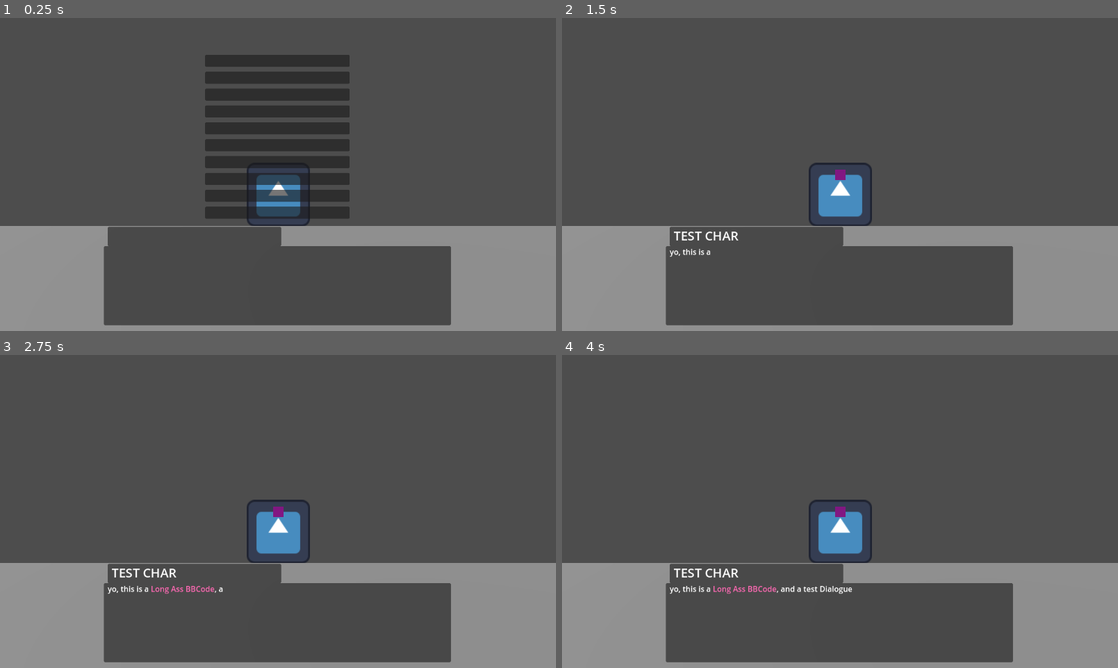
Above: before the commit, frames 1-4 (two rows, left to right).
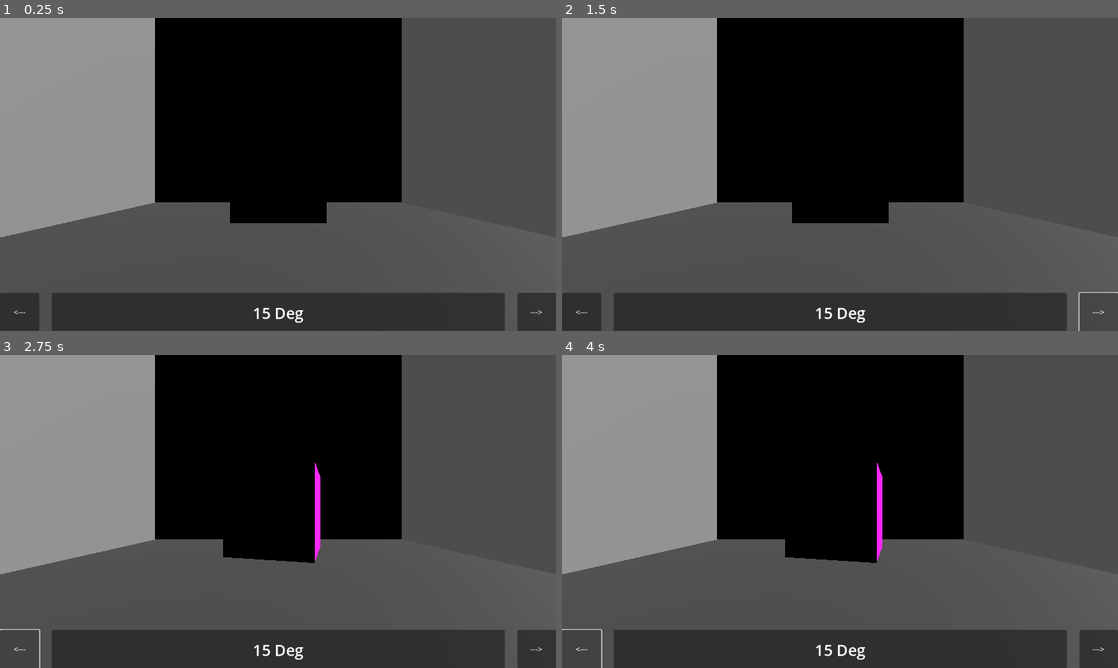
Above: after the commit, the same moments.

Repository: EdmundWohlmuth/vn-boilerplate
Game: Godot game, scene res://Gameplay/Scenes/scene_viewer.tscn
The game is run twice, just before and just after one commit, with the same random seed, the same clock (stepped at 60 frames per second) and the same inputs. Before the commit the project starts from res://Gameplay/Scenes/stage.tscn. The engine's default icon, where the game draws it, is replaced by a stand-in: a white triangle on a blue panel in a dark square.
Inputs (mouse positions are in pixels of both pictures, inside the frame that each line leads up to):
- Up to frame 1 (0.25 s): no input
- Up to frame 2 (1.5 s): click (578, 312) at 0.5 s, where only the run after the commit has a clickable "<---"; click (1101, 312) at 1.25 s, where only the run after the commit has a clickable "--->"
- Up to frame 3 (2.75 s): click (16, 649) at 2 s, where only the run after the commit has a clickable "<---"
- Up to frame 4 (4 s): click (1101, 649) at 2.75 s, where only the run after the commit has a clickable "--->"; click (578, 649) at 3.5 s, where only the run after the commit has a clickable "<---"

The runs differ from the first frame. In frame 1, 66% of the frame differs, in the area x 0-100%, y 0-100%; in frame 2, 66%; in frame 3, 66%; in frame 4, 66%.

Commit message:
Added Scene Viewer

Diff:
--- a/Dialogue/Scripts/Dialogue_Manager.gd
+++ b/Dialogue/Scripts/Dialogue_Manager.gd
@@ -95,12 +95,11 @@
 
   is_text_finished = true
   index += 1
-  print("index++")
 
 # Checks to see if a character is added and or removed
 func character_check():
   if dialogue[str(index)].has("Add_Char"):
-    GameManager.stage_m.add_actor(dialogue[str(index)]["Name"], dialogue[str(index)]["Enter_From"])
+    GameManager.stage_m.add_actor(dialogue[str(index)]["Char_to_Add"], dialogue[str(index)]["Enter_From"], dialogue[str(index)]["Add_Char"])
   if dialogue[str(index)].has("Remove_Char"):
     GameManager.stage_m.remove_actor(dialogue[str(index)]["Remove_Char"], dialogue[str(index)]["Exit_To"])
 
--- a/GameData/Json/TestDialogue.json
+++ b/GameData/Json/TestDialogue.json
@@ -5,6 +5,7 @@
       {
       "Add_Char": 1,
       "Enter_From": "LEFT",
+      "Char_to_Add": "TEST CHAR",
 
       "Name": "TEST CHAR",
       "Text": "yo, this is a [color=hotpink]Long Ass BBCode[/color], and a test Dialogue",
@@ -22,6 +23,7 @@
       {
       "Add_Char": 1,
       "Enter_From": "RIGHT",
+      "Char_to_Add": "DEBUG CHAR",
 
       "Name": "DEBUG CHAR",
       "Text": "YOOOO I'M HERE TOO",
@@ -43,6 +45,7 @@
       {
       "Add_Char": 1,
       "Enter_From": "LEFT",
+      "Char_to_Add": "Giancarlo Esposito",
 
       "Name": "Giancarlo Esposito",
       "Text": "I need my Test dialogue Two",
--- /dev/null
+++ b/Gameplay/Scenes/scene_viewer.tscn
@@ -0,0 +1,40 @@
+[gd_scene load_steps=6 format=3 uid="uid://bxm3jnbjv060r"]
+
+[ext_resource type="Script" uid="uid://743dffeja1b4" path="res://Gameplay/Scripts/scene_viewer.gd" id="1_kt261"]
+[ext_resource type="PackedScene" uid="uid://cm8wkj0d2hmoy" path="res://User_Interface/Scenes/scene_viewer_ui.tscn" id="2_d1iv6"]
+
+[sub_resource type="BoxMesh" id="BoxMesh_kt261"]
+
+[sub_resource type="StandardMaterial3D" id="StandardMaterial3D_kt261"]
+albedo_color = Color(0.968627, 0, 1, 1)
+
+[sub_resource type="PlaneMesh" id="PlaneMesh_kt261"]
+
+[node name="SceneViewer" type="Node3D" node_paths=PackedStringArray("char_01")]
+script = ExtResource("1_kt261")
+char_01 = NodePath("MeshInstance3D")
+
+[node name="MeshInstance3D" type="MeshInstance3D" parent="."]
+mesh = SubResource("BoxMesh_kt261")
+surface_material_override/0 = SubResource("StandardMaterial3D_kt261")
+
+[node name="Camera3D" type="Camera3D" parent="."]
+transform = Transform3D(1, 0, 0, 0, 1, 0, 0, 0, 1, 0, 0, 2.6)
+
+[node name="Terrain" type="MeshInstance3D" parent="."]
+transform = Transform3D(4, 0, 0, 0, 4, 0, 0, 0, 4, 0, -0.9, 0)
+mesh = SubResource("PlaneMesh_kt261")
+
+[node name="Terrain2" type="MeshInstance3D" parent="."]
+transform = Transform3D(4, 0, 0, 0, 2.68221e-07, -4, 0, 4, 2.68221e-07, 0, 3.1, -4)
+mesh = SubResource("PlaneMesh_kt261")
+
+[node name="Terrain3" type="MeshInstance3D" parent="."]
+transform = Transform3D(-1.74846e-07, 4, 2.68221e-07, 0, 2.68221e-07, -4, -4, -1.74846e-07, -1.17243e-14, -4, 3.1, 2.16067e-07)
+mesh = SubResource("PlaneMesh_kt261")
+
+[node name="Scene_Viewer_UI" parent="." node_paths=PackedStringArray("scene_viewer") instance=ExtResource("2_d1iv6")]
+scene_viewer = NodePath("..")
+
+[node name="DirectionalLight3D" type="DirectionalLight3D" parent="."]
+transform = Transform3D(-4.2222e-08, -0.258819, 0.965926, -1.13133e-08, 0.965926, 0.258819, -1, 0, -4.37114e-08, 7.2, 4.7, 0)
--- /dev/null
+++ b/Gameplay/Scripts/scene_viewer.gd
@@ -0,0 +1,27 @@
+extends Node3D
+
+# === Rotation Vars === #
+var rot_degs:Array[int] = [8, 15, 24, 36, 45, 60, 90]
+var rot_index:int = 1
+var deg_to_rotate:int = 15
+
+# === Characters === #
+@export var char_01:MeshInstance3D
+
+# set the rotation index to change the degrees that the character will rotate by
+func change_rot_index(increase_index:bool):
+  if increase_index && (rot_index + 1) >= rot_degs.size():
+    rot_index = 0
+  elif !increase_index && (rot_index - 1) <= 0:
+    rot_index = rot_degs.size()
+  elif increase_index && (rot_index + 1) < rot_degs.size():
+    rot_index += 1
+  elif increase_index && (rot_index + 1) > 0:
+    rot_index -= 1
+
+  deg_to_rotate = rot_degs[rot_index]
+
+# Roatate the character
+func roatate_character(clockwise:bool):
+  if clockwise: char_01.rotation_degrees += Vector3(0, deg_to_rotate, 0)
+  else: char_01.rotation_degrees -= Vector3(0, deg_to_rotate, 0)
--- a/Gameplay/Scripts/stage_manager.gd
+++ b/Gameplay/Scripts/stage_manager.gd
@@ -37,13 +37,13 @@
   total_space = ((off_stage_left.position.x + off_stage_right.position.x) - off_stage_left.position.x)
 
 # Starts the process to adding a character to the scene
-func add_actor(actor_name:StringName, enter_text:StringName = "LEFT"):
+func add_actor(actor_name:StringName, enter_text:StringName = "LEFT", num_to_add:int = 1):
   var enter_from:enter_pos
-
+  # iterate through current 'actors' so not to add soneone who's already there
   for actor in actor_array:
     if actor.char_name == actor_name:
       return
-
+  # Translate StringName to enum
   match enter_text:
     "LEFT": enter_from = enter_pos.LEFT
     "RIGHT": enter_from = enter_pos.RIGHT
@@ -86,17 +86,17 @@
   var exit_to:enter_pos
   var can_remove:bool = false
   var temp_array:Array = actor_array
-
+  # Convert StringName to enum
   match exit_dir:
     "LEFT": exit_to = enter_pos.LEFT
     "RIGHT": exit_to = enter_pos.RIGHT
-
+  # Find the 'actor' to delete via StringName
   for a in actor_array.size() -1:
     if actor_array[a].char_name == to_remove:
       can_remove = true
       temp_array.remove_at(a - 1)
       removed_char = actor_array[a]
-
+   # if there's an actor to delete this strarts the process
   if can_remove:
     var tween = get_tree().create_tween()
 
--- /dev/null
+++ b/User_Interface/Scenes/scene_viewer_ui.tscn
@@ -0,0 +1,53 @@
+[gd_scene load_steps=2 format=3 uid="uid://cm8wkj0d2hmoy"]
+
+[ext_resource type="Script" uid="uid://bft5wllftnlxr" path="res://User_Interface/Scripts/scene_viewer_ui.gd" id="1_ain0o"]
+
+[node name="Scene_Viewer_UI" type="Control"]
+layout_mode = 3
+anchors_preset = 15
+anchor_right = 1.0
+anchor_bottom = 1.0
+grow_horizontal = 2
+grow_vertical = 2
+script = ExtResource("1_ain0o")
+
+[node name="HBoxContainer" type="HBoxContainer" parent="."]
+layout_mode = 0
+offset_top = 569.0
+offset_right = 1152.0
+offset_bottom = 649.0
+mouse_filter = 2
+theme_override_constants/separation = 26
+alignment = 1
+
+[node name="Rot_L_Button" type="Button" parent="HBoxContainer"]
+custom_minimum_size = Vector2(80, 80)
+layout_mode = 2
+mouse_default_cursor_shape = 2
+text = "<---"
+
+[node name="Panel" type="Panel" parent="HBoxContainer"]
+layout_mode = 2
+size_flags_horizontal = 3
+mouse_default_cursor_shape = 2
+
+[node name="RichTextLabel" type="RichTextLabel" parent="HBoxContainer/Panel"]
+layout_mode = 0
+offset_top = 19.0
+offset_right = 940.0
+offset_bottom = 80.0
+mouse_filter = 2
+theme_override_font_sizes/normal_font_size = 32
+bbcode_enabled = true
+text = "[center] 15 Deg [/center]"
+
+[node name="Rot_R_Button" type="Button" parent="HBoxContainer"]
+custom_minimum_size = Vector2(80, 80)
+layout_mode = 2
+mouse_default_cursor_shape = 2
+text = "--->"
+
+[connection signal="pressed" from="HBoxContainer/Rot_L_Button" to="." method="_on_rot_l_button_pressed"]
+[connection signal="mouse_entered" from="HBoxContainer/Panel" to="." method="_on_panel_mouse_entered"]
+[connection signal="mouse_exited" from="HBoxContainer/Panel" to="." method="_on_panel_mouse_exited"]
+[connection signal="pressed" from="HBoxContainer/Rot_R_Button" to="." method="_on_rot_r_button_pressed"]
--- /dev/null
+++ b/User_Interface/Scenes/ui_manager.tscn
@@ -0,0 +1,20 @@
+[gd_scene load_steps=3 format=3 uid="uid://bc4sbwmbkhexm"]
+
+[ext_resource type="PackedScene" uid="uid://cm8wkj0d2hmoy" path="res://User_Interface/Scenes/scene_viewer_ui.tscn" id="1_2fmql"]
+[ext_resource type="PackedScene" uid="uid://dfsgpotthimhr" path="res://Dialogue/Scenes/dialogue_box.tscn" id="2_oawob"]
+
+[node name="UIManager" type="Control"]
+layout_mode = 3
+anchors_preset = 15
+anchor_right = 1.0
+anchor_bottom = 1.0
+grow_horizontal = 2
+grow_vertical = 2
+
+[node name="Scene_Viewer_UI" parent="." instance=ExtResource("1_2fmql")]
+visible = false
+layout_mode = 1
+
+[node name="DialogueBox" parent="." instance=ExtResource("2_oawob")]
+visible = false
+layout_mode = 1
--- /dev/null
+++ b/User_Interface/Scripts/scene_viewer_ui.gd
@@ -0,0 +1,28 @@
+extends Control
+
+# === Bool Vars === #
+var is_on_panel:bool = false
+# == Export Var === #
+@export var scene_viewer:Node3D
+# === Scene Objects === #
+@onready var rot_l_button: Button = $HBoxContainer/Rot_L_Button
+@onready var panel: Panel = $HBoxContainer/Panel
+@onready var plabel: RichTextLabel = $HBoxContainer/Panel/RichTextLabel
+@onready var rot_r_button: Button = $HBoxContainer/Rot_R_Button
+
+func _on_rot_l_button_pressed() -> void:
+  scene_viewer.roatate_character(false)
+
+func _on_rot_r_button_pressed() -> void:
+  scene_viewer.roatate_character(true)
+
+func _on_panel_mouse_entered() -> void:
+  is_on_panel = true
+
+func _on_panel_mouse_exited() -> void:
+  is_on_panel = false
+
+func _input(event: InputEvent) -> void:
+  if Input.is_action_just_pressed("Click") && is_on_panel:
+    scene_viewer.change_rot_index(true)
+    plabel.text = "[center]" + str(scene_viewer.rot_degs[scene_viewer.rot_index]) + " Degs" + "[/center]"
--- a/project.godot
+++ b/project.godot
@@ -11,7 +11,7 @@
 [application]
 
 config/name="VN Boilerplate"
-run/main_scene="uid://ei0q6ghxw4e4"
+run/main_scene="uid://bxm3jnbjv060r"
 config/features=PackedStringArray("4.4", "Forward Plus")
 config/icon="res://icon.svg"
 
Not shown, changed: GameData/Json/WRITERS README.txt
Not shown, added: Gameplay/Scripts/scene_viewer.gd.uid
Not shown, added: User_Interface/Scripts/scene_viewer_ui.gd.uid
